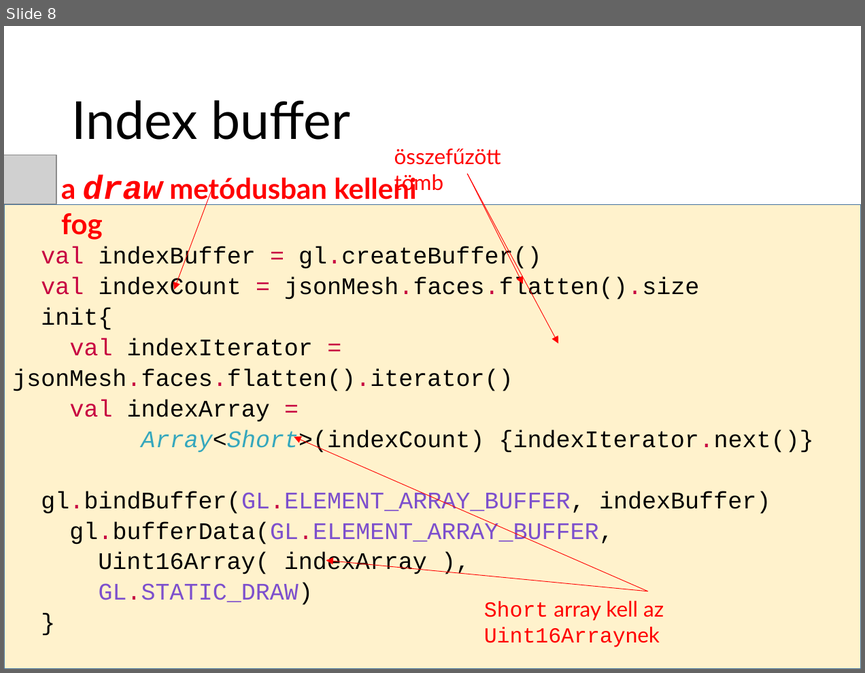
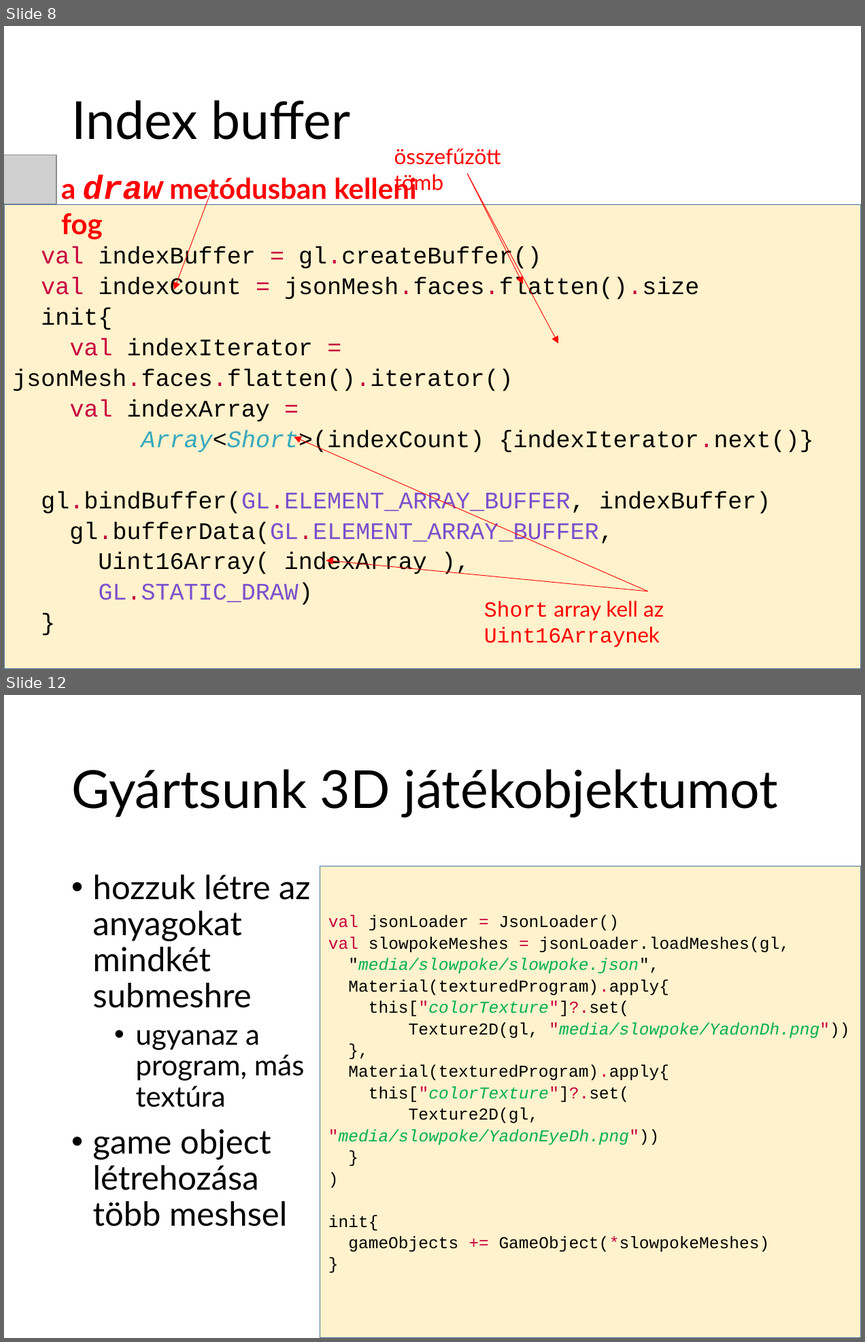
Before and after one commit to szecsi/kogfactory, a slide deck: projects/kog.3gr.030-3d/3gre080_trianglemesh.pptx. Shown one above the other, each under a label of ours: slide 8 before the commit, slides 8 and 12 after it; the slides between them are not shown. The pictures are 865x673 and 865x1342 pixels, drawn with LibreOffice and Linux fonts; fonts in the diff are those of the drawing; grey boxes stand for pictures. Boxes give left, top, right and bottom in pixels: in the first picture for what was removed or moved away, otherwise in the second. Text is boxed around its words. In the diff, an @@ line names an element or a change of style, - is before the commit and + after.

```diff
--- a/projects/kog.3gr.030-3d/3gre080_trianglemesh.pptx
+++ b/projects/kog.3gr.030-3d/3gre080_trianglemesh.pptx
@@ slide 12 added at <box>4,695,861,1338</box>, background #FFFFFF @@
@@ title added at <box>71,769,779,817</box>, 44 pt, text #000000 @@
+Gyártsunk 3D játékobjektumot
@@ text added at <box>93,875,311,1226</box>, 28 pt, text #000000 @@
+• hozzuk létre az anyagokat mindkét submeshre
+  • ugyanaz a program, más textúra
+• game object létrehozása több meshsel
@@ rectangle added at <box>320,866,861,1338</box>, fill #FFF2CC, outline #43739E 1 pt, 14 pt, text #000000 @@
+val jsonLoader = JsonLoader()
+val slowpokeMeshes = jsonLoader.loadMeshes(gl,
+"media/slowpoke/slowpoke.json",
+Material(texturedProgram).apply{
+this["colorTexture"]?.set(
+Texture2D(gl, "media/slowpoke/YadonDh.png"))
+},
+Material(texturedProgram).apply{
+this["colorTexture"]?.set(
+Texture2D(gl, "media/slowpoke/YadonEyeDh.png"))
+}
+)
+init{
+gameObjects += GameObject(*slowpokeMeshes)
+}
```
Also in this commit, not shown: 4 slides changed, 1 other slide added, 2 slides removed, 2 other files.
